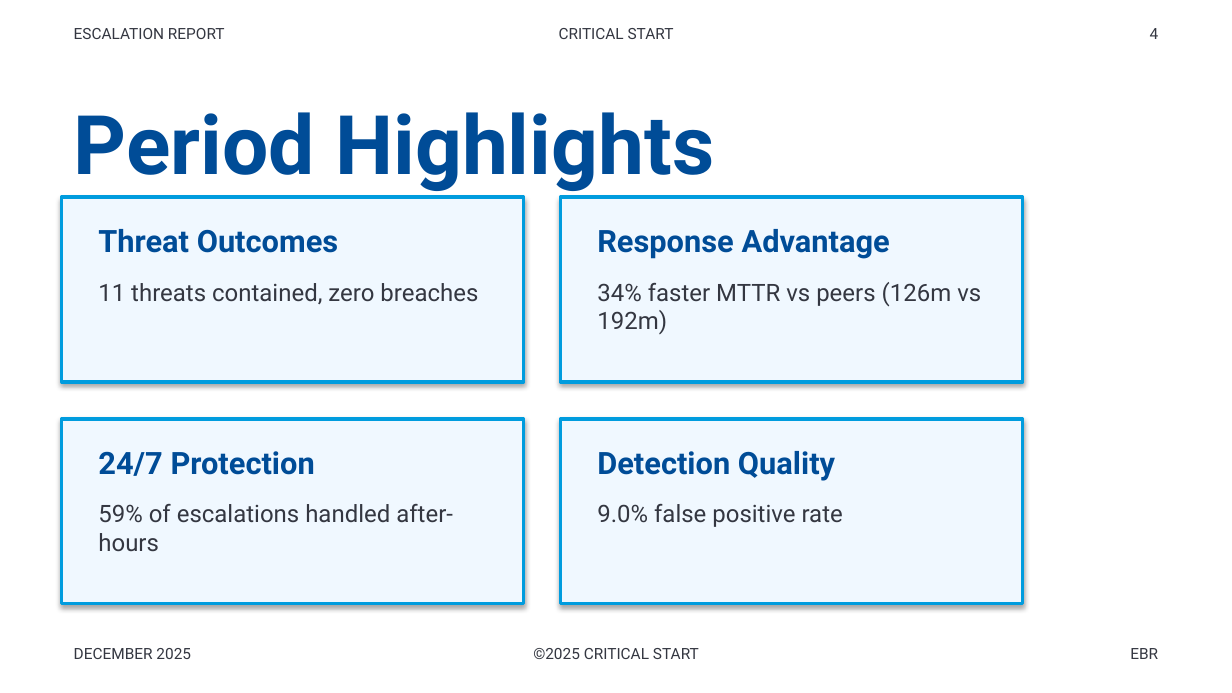
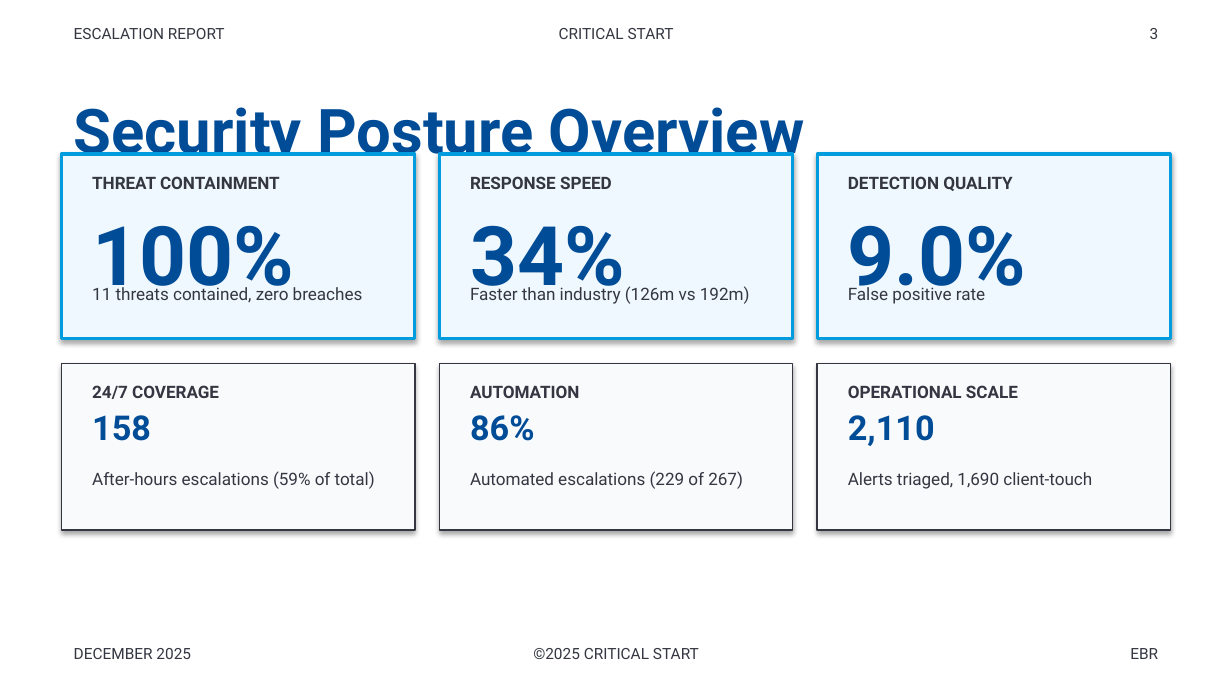
Before and after one commit to peregr956/Escalation-Details-Report, a slide deck: slide 3 of output/escalation_report_2025-12-23.pptx (slide 4 before the commit). Drawn at 1232x693 pixels with LibreOffice and Linux fonts; fonts in the diff are those of the drawing. Boxes give left, top, right and bottom in pixels: in the first picture for what was removed or moved away, otherwise in the second. Text is boxed around its words. In the diff, an @@ line names an element or a change of style, - is before the commit and + after.

Commit message:
Refactor presentation typography and enhance slide header/footer functionality. Adjusted font sizes for improved readability, added optional text color parameters for headers and footers, and updated gradient background creation to utilize PowerPoint's native gradient fill. Updated executive summary slides to reflect new metrics and improved layout for clarity.

```diff
--- a/output/escalation_report_2025-12-23.pptx
+++ b/output/escalation_report_2025-12-23.pptx
@@ text at bbox=[1150, 28, 1159, 39]: text changed @@
-4
+3
@@ text at bbox=[74, 107, 804, 168]: text changed; size 48 to 36 pt @@
-Period Highlights
+Security Posture Overview
@@ rectangle: place and size @@
-rectangle at bbox=[62, 197, 524, 382]
+rectangle at bbox=[62, 154, 415, 339]
@@ text at bbox=[92, 176, 280, 189]: text changed; size 18 to 10 pt; text colour #004C97 to #343741 @@
-Threat Outcomes
+THREAT CONTAINMENT
@@ rectangle: place and size @@
-rectangle at bbox=[561, 197, 1023, 382]
+rectangle at bbox=[440, 154, 793, 339]
@@ text added at bbox=[470, 176, 612, 189], 10 pt, text #343741, bold @@
+RESPONSE SPEED
@@ rectangle: place and size @@
-rectangle at bbox=[62, 419, 524, 604]
+rectangle at bbox=[817, 154, 1170, 339]
@@ text at bbox=[848, 176, 1012, 191]: text changed; size 18 to 10 pt; text colour #004C97 to #343741 @@
-Detection Quality
+DETECTION QUALITY
@@ text added at bbox=[92, 225, 294, 302], 48 pt, text #004C97, bold @@
+100%
@@ text added at bbox=[470, 225, 625, 304], 48 pt, text #004C97, bold @@
+34%
@@ text removed at bbox=[597, 229, 890, 259] @@
-Response Advantage
@@ text added at bbox=[848, 225, 1027, 304], 48 pt, text #004C97, bold @@
+9.0%
@@ text "11 threats contained, zero breaches" at bbox=[92, 284, 363, 302]: size 14 to 10 pt @@
@@ text at bbox=[470, 284, 750, 304]: text changed; size 14 to 10 pt @@
-34% faster MTTR vs peers (126m vs 192m)
+Faster than industry (126m vs 192m)
@@ text at bbox=[848, 284, 985, 304]: text changed; size 14 to 10 pt @@
-9.0% false positive rate
+False positive rate
@@ rectangle added at bbox=[62, 363, 415, 530], fill #F8FAFC, outline #343741 1 pt @@
@@ text at bbox=[92, 385, 219, 399]: text changed; size 18 to 10 pt; text colour #004C97 to #343741 @@
-24/7 Protection
+24/7 COVERAGE
@@ rectangle added at bbox=[440, 363, 793, 530], fill #F8FAFC, outline #343741 1 pt @@
@@ text added at bbox=[470, 385, 580, 398], 10 pt, text #343741, bold @@
+AUTOMATION
@@ rectangle added at bbox=[817, 363, 1170, 530], fill #F8FAFC, outline #343741 1 pt @@
@@ text added at bbox=[848, 385, 1018, 398], 10 pt, text #343741, bold @@
+OPERATIONAL SCALE
@@ text added at bbox=[92, 415, 151, 441], 20 pt, text #004C97, bold @@
+158
@@ text added at bbox=[470, 415, 535, 441], 20 pt, text #004C97, bold @@
+86%
@@ rectangle removed at bbox=[561, 419, 1023, 604] @@
@@ text added at bbox=[848, 415, 935, 446], 20 pt, text #004C97, bold @@
+2,110
@@ text added at bbox=[92, 471, 375, 489], 10 pt, text #343741 @@
+After-hours escalations (59% of total)
@@ text added at bbox=[470, 471, 743, 489], 10 pt, text #343741 @@
+Automated escalations (229 of 267)
@@ text added at bbox=[848, 472, 1092, 489], 10 pt, text #343741 @@
+Alerts triaged, 1,690 client-touch
@@ text removed at bbox=[98, 504, 453, 552] @@
-59% of escalations handled after-hours
```
Also in this commit, not shown: 26 other slides changed, 1 slide added, 1 slide removed, 2 other files.
